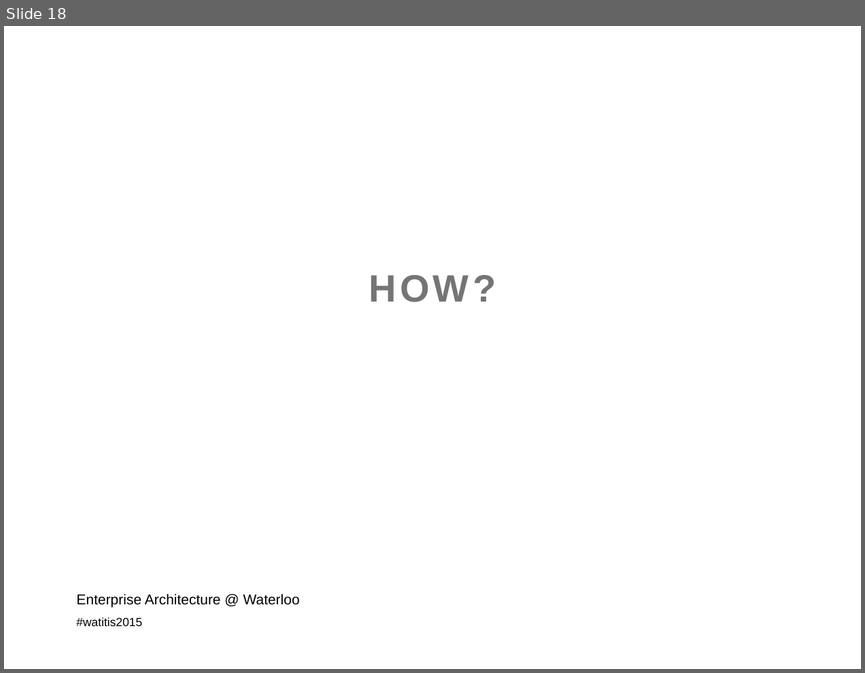
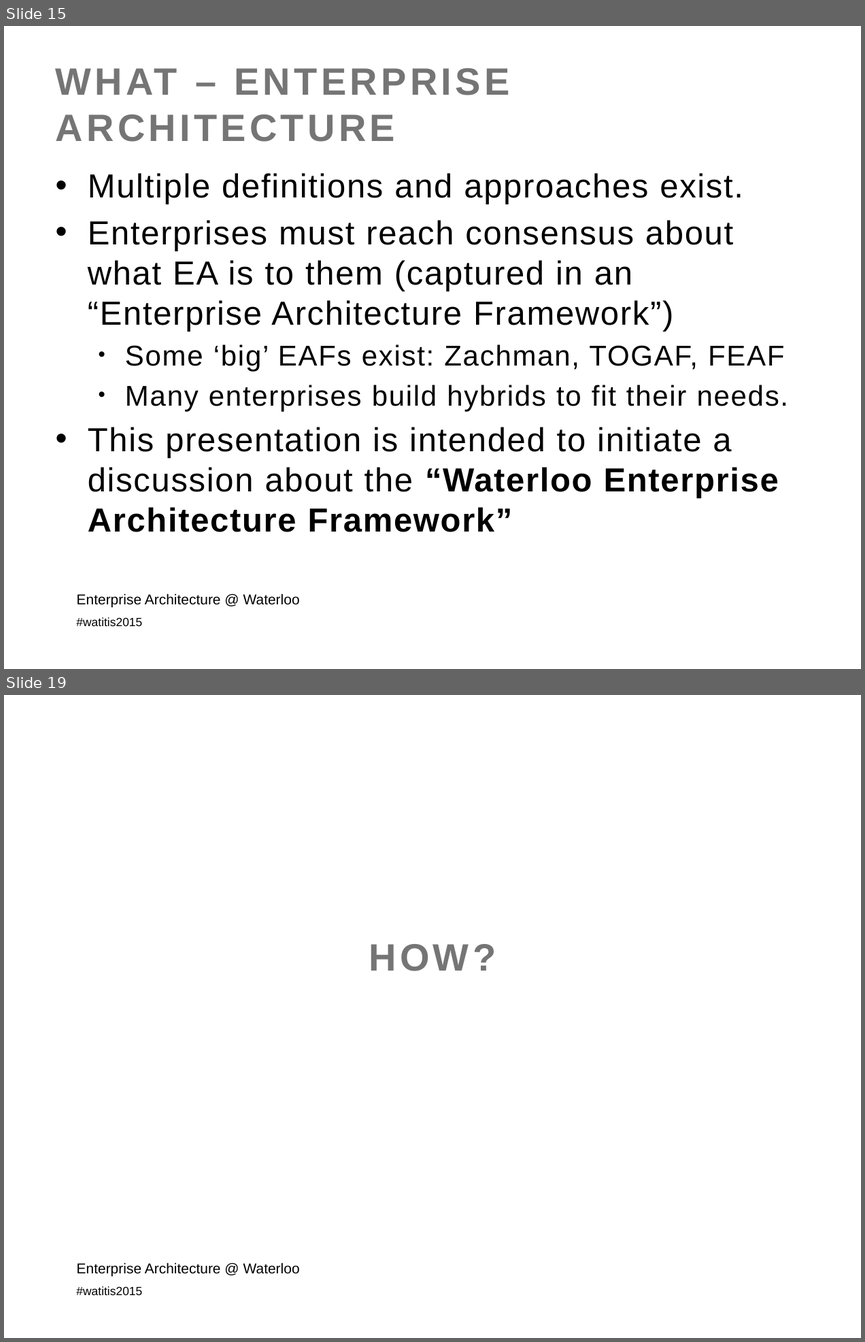
Before and after one commit to colinbellCA/presentation-istea-watitis2015, a slide deck: ISTEA-WatITis2015.pptx. Shown one above the other, each under a label of ours: slide 18 before the commit, slides 15 and 19 after it; the slides between them are not shown. The pictures are 865x673 and 865x1342 pixels, drawn with LibreOffice and Linux fonts; fonts in the diff are those of the drawing; background and template pictures are left out. Boxes give left, top, right and bottom in pixels: in the first picture for what was removed or moved away, otherwise in the second. Text is boxed around its words. In the diff, an @@ line names an element or a change of style, - is before the commit and + after.

```diff
--- a/ISTEA-WatITis2015.pptx
+++ b/ISTEA-WatITis2015.pptx
@@ slide 15 added at [4,26,861,669], background picture (left out); not listed: 1 template element that a slide beside it also shows @@
@@ title added at [56,68,509,142], 32 pt, text #757575, bold @@
+WHAT – ENTERPRISE ARCHITECTURE
@@ text added at [88,173,789,532], 28 pt, text #000000 @@
+• Multiple definitions and approaches exist.
+• Enterprises must reach consensus about what EA is to them (captured in an “Enterprise Architecture Framework”)
+  • Some ‘big’ EAFs exist: Zachman, TOGAF, FEAF
+  • Many enterprises build hybrids to fit their needs.
+• This presentation is intended to initiate a discussion about the “Waterloo Enterprise Architecture Framework”
@@ text added at [77,593,300,607], 12 pt, text #000000 @@
+Enterprise Architecture @ Waterloo
@@ what was slide 18 is now slide 19 @@
```
Also in this commit, not shown: 9 slides changed, 3 other slides added, 3 slides removed, 3 other files.
